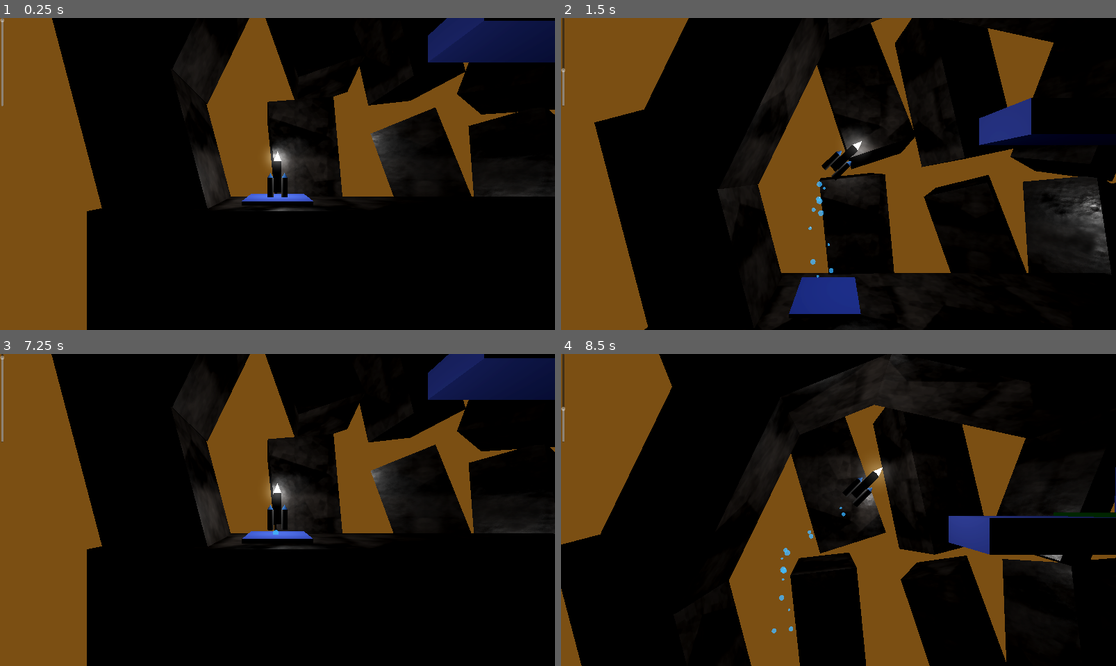
Above: before the commit, frames 1-4 (two rows, left to right).
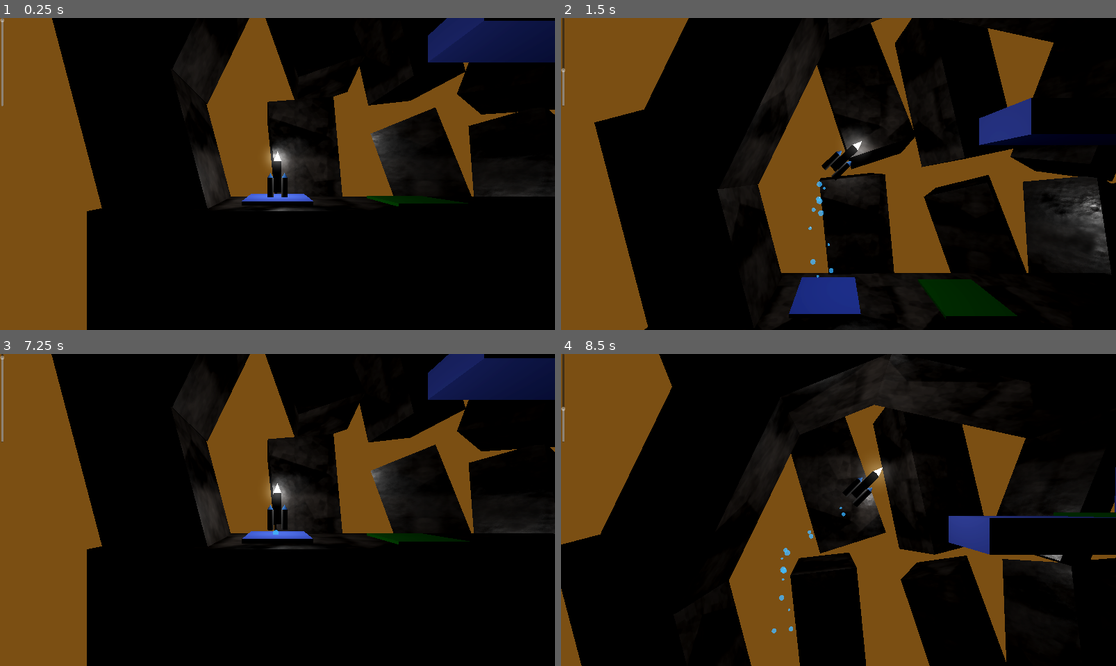
Above: after the commit, the same moments.

Repository: OutwardLightStudio/nexus
Game: Godot game, scene res://levels/level_3.5.tscn
Same seed, same stepped clock (60 frames per second), same inputs: the game is played once before the commit and once after it. This scene is started directly instead of the project's main scene. Sound files missing from this copy of the repository are replaced by a short silence.
Inputs:
- Up to frame 1 (0.25 s): no input
- Up to frame 2 (1.5 s): hold D (rotate_right) 0.53-1.28 s; tap E (boost) at 0.6, 1.35 s; hold A (rotate_left) from 1.28 s (still down)
- Up to frame 3 (7.25 s): release A (rotate_left) at 2.03 s; hold D (rotate_right) 2.03-2.78 s; tap E (boost) every 0.75 s from 2.1 to 6.6 s; hold Space (thrust) 2.78-3.53 s; hold A (rotate_left) 3.53-5.78 s; hold D (rotate_right) 5.78-6.53 s; hold Space (thrust) from 6.53 s (still down)
- Up to frame 4 (8.5 s): release Space (thrust) at 7.28 s; hold D (rotate_right) 7.28-8.03 s; tap E (boost) at 7.35, 8.1 s; hold A (rotate_left) from 8.03 s (still down)

The runs differ from the first frame. In frame 1, 0.3% of the frame differs, in the area x 66-85%, y 57-61%; in frame 2, 1.3%, in the area x 64-83%, y 83-97%; in frame 3, 0.4%; in frame 4, nothing differs.

Commit message:
Added a refueling pad

Diff:
--- a/levels/level_3.5.tscn
+++ b/levels/level_3.5.tscn
@@ -6,6 +6,7 @@
 [ext_resource type="PackedScene" uid="uid://cabj5tagd7116" path="res://environments/cave_1.tscn" id="3_ym2lf"]
 [ext_resource type="PackedScene" uid="uid://7e87dwxuo4u2" path="res://scenes/sliding_door.tscn" id="4_lx6il"]
 [ext_resource type="PackedScene" uid="uid://bwwd8ds1by6v4" path="res://scenes/trigger_pad.tscn" id="5_rtble"]
+[ext_resource type="PackedScene" uid="uid://cwivci11c4qe8" path="res://refueling_pad.tscn" id="7_r1vox"]
 
 [sub_resource type="StandardMaterial3D" id="StandardMaterial3D_nrd0v"]
 albedo_color = Color(0.348827, 0.433489, 0.944039, 1)
@@ -53,3 +54,6 @@
 [node name="TriggerPad" parent="." instance=ExtResource("5_rtble")]
 transform = Transform3D(1, 0, 0, 0, 1, 0, 0, 0, 1, 3.97707, 9.2868, 0)
 controlled_door_path = NodePath("../SlidingDoor")
+
+[node name="refueling_pad" parent="." instance=ExtResource("7_r1vox")]
+transform = Transform3D(1, 0, 0, 0, 1, 0, 0, 0, 1, -5.43898, 0, 0)
--- /dev/null
+++ b/refueling_pad.gd
@@ -0,0 +1,34 @@
+extends StaticBody3D
+
+@onready var area3d: Area3D = $Area3D  # Reference to the Area3D child node
+@export var refuel_rate: float = 10.0  # Fuel added per second to the rocket
+
+var rocket: RocketController = null  # Reference to the rocket on the pad
+
+func _ready():
+	# Connect Area3D signals to handle body enter and exit events
+	area3d.body_entered.connect(_on_body_entered)
+	area3d.body_exited.connect(_on_body_exited)
+
+func _on_body_entered(body: Node3D):
+	# Check if the body entering the pad is the rocket
+	if body is RocketController:
+		rocket = body  # Keep a reference to the rocket
+		print("Rocket entered the refueling pad")
+
+func _on_body_exited(body: Node3D):
+	# Check if the body exiting the pad is the rocket
+	if body is RocketController:
+		rocket = null  # Clear the reference when the rocket leaves
+		print("Rocket exited the refueling pad")
+
+func _process(delta: float):
+	# If a rocket is on the pad and its fuel is not full, refuel it
+	if rocket and rocket.current_fuel < rocket.max_fuel:
+		# Increment the rocket's fuel
+		rocket.current_fuel += refuel_rate * delta
+		rocket.current_fuel = clamp(rocket.current_fuel, 0, rocket.max_fuel)
+
+		# Update the fuel gauge (assuming fuel_controller handles the slider)
+		if rocket.fuel_controller:
+			rocket.fuel_controller.update_fuel_display(rocket.current_fuel)
--- /dev/null
+++ b/refueling_pad.tscn
@@ -0,0 +1,24 @@
+[gd_scene load_steps=5 format=3 uid="uid://cwivci11c4qe8"]
+
+[ext_resource type="Script" path="res://refueling_pad.gd" id="1_6wxl3"]
+
+[sub_resource type="StandardMaterial3D" id="StandardMaterial3D_s8ska"]
+albedo_color = Color(0, 0.435682, 0.0116695, 1)
+
+[sub_resource type="BoxMesh" id="BoxMesh_opfyj"]
+material = SubResource("StandardMaterial3D_s8ska")
+size = Vector3(3, 0.2, 3)
+
+[sub_resource type="BoxShape3D" id="BoxShape3D_rn22e"]
+
+[node name="refueling_pad" type="StaticBody3D"]
+script = ExtResource("1_6wxl3")
+
+[node name="MeshInstance3D" type="MeshInstance3D" parent="."]
+mesh = SubResource("BoxMesh_opfyj")
+
+[node name="Area3D" type="Area3D" parent="."]
+
+[node name="CollisionShape3D" type="CollisionShape3D" parent="Area3D"]
+transform = Transform3D(3, 0, 0, 0, 0.2, 0, 0, 0, 3, 0, 0, 0)
+shape = SubResource("BoxShape3D_rn22e")
Not shown: 1 places in levels/level_3.5.tscn that only renumber resources
Not shown: 1 places in scenes/trigger_pad.tscn that only renumber resources
